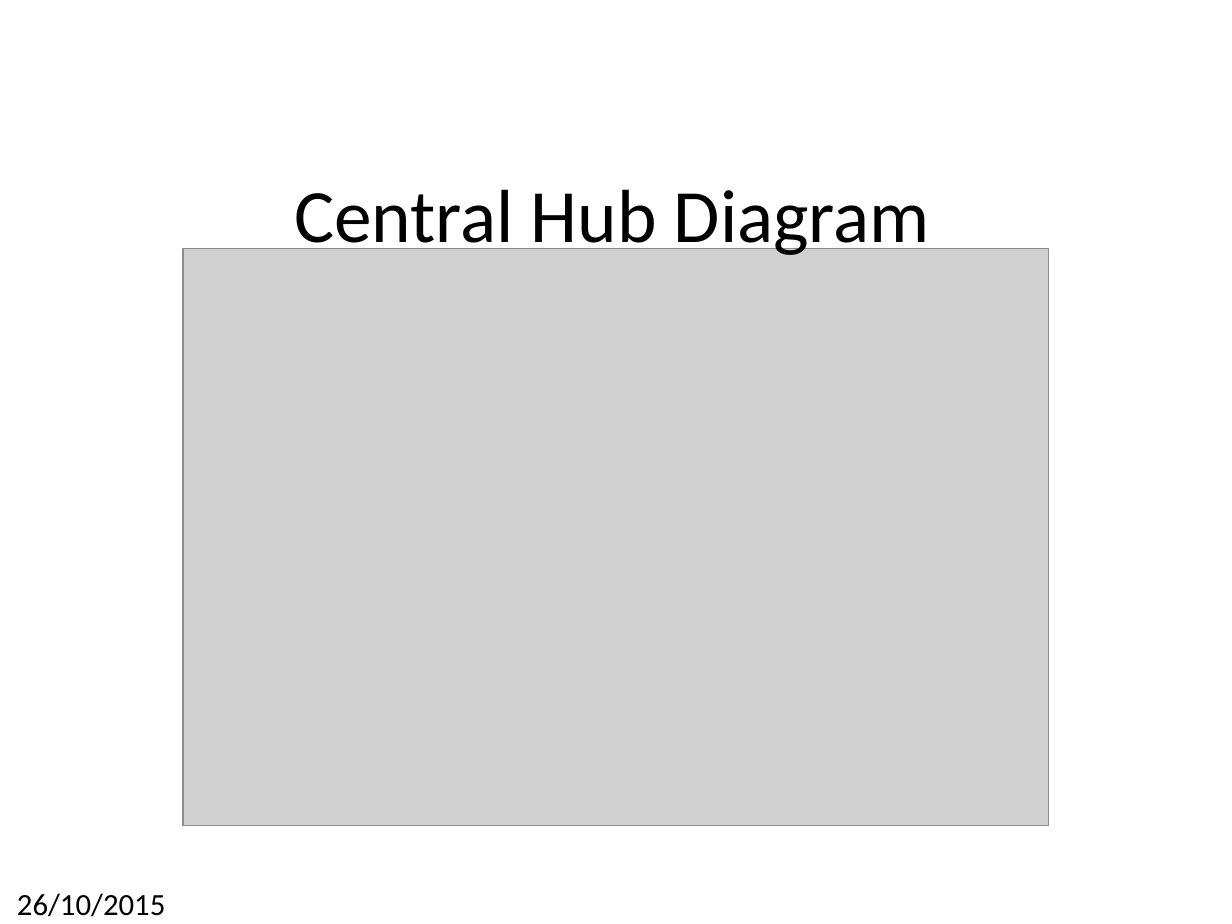
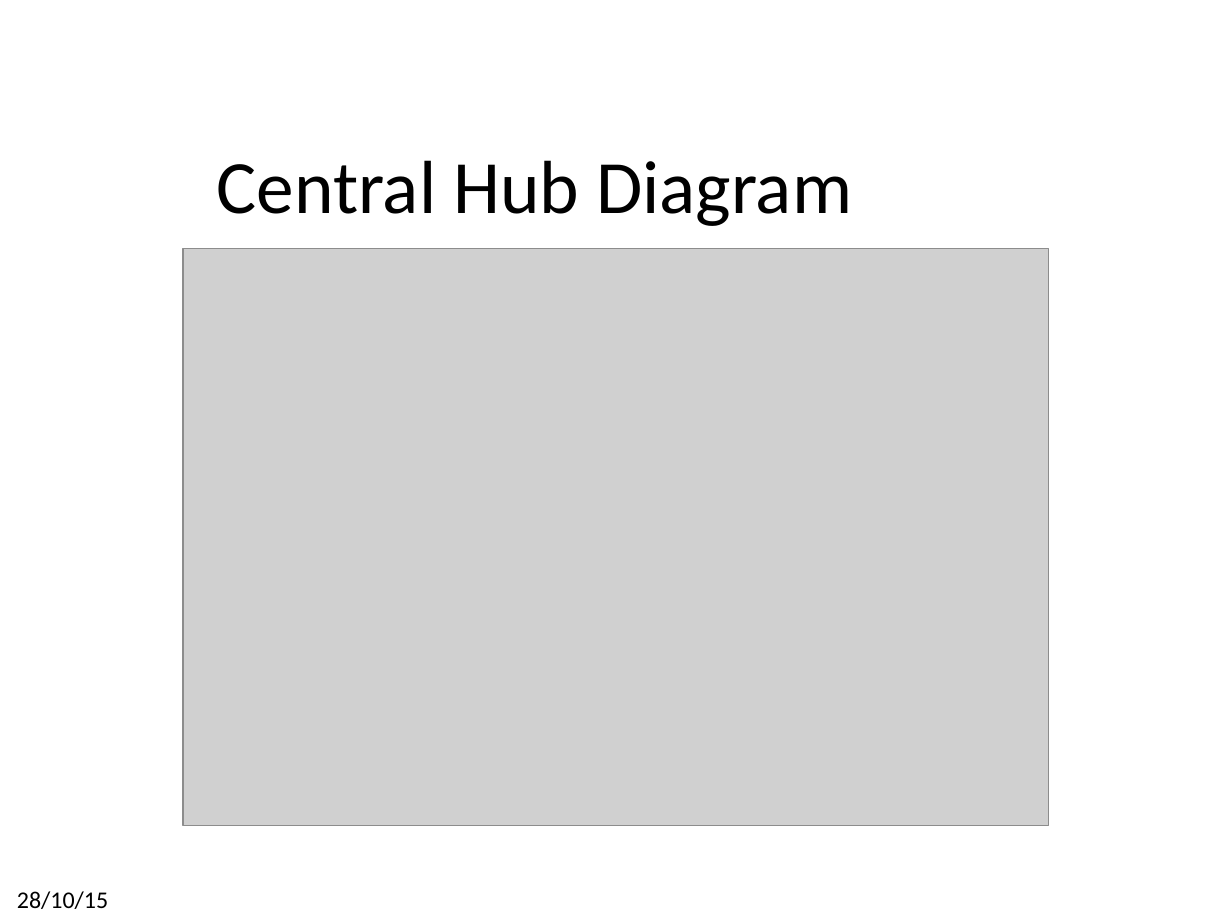
Before and after one commit to laurogama/artigo_pos, a slide deck: slide 5 of formato_chilecon/presentation/presentation_template.pptx. Drawn at 1232x924 pixels with LibreOffice and Linux fonts; fonts in the diff are those of the drawing; grey boxes stand for pictures; background and template pictures are left out. Boxes give left, top, right and bottom in pixels: in the first picture for what was removed or moved away, otherwise in the second. Text is boxed around its words. In the diff, an @@ line names an element or a change of style, - is before the commit and + after.

```diff
--- a/formato_chilecon/presentation/presentation_template.pptx
+++ b/formato_chilecon/presentation/presentation_template.pptx
@@ text "Central Hub Diagram" rewrapped from bbox=[294, 189, 930, 260] to bbox=[217, 160, 852, 226] @@
@@ text at bbox=[17, 891, 108, 909]: text changed; size 18 to 14 pt @@
-26/10/2015
+28/10/15
```
Also in this commit, not shown: 2 other slides changed, 14 slides added, 4 slides removed, 16 other files.
